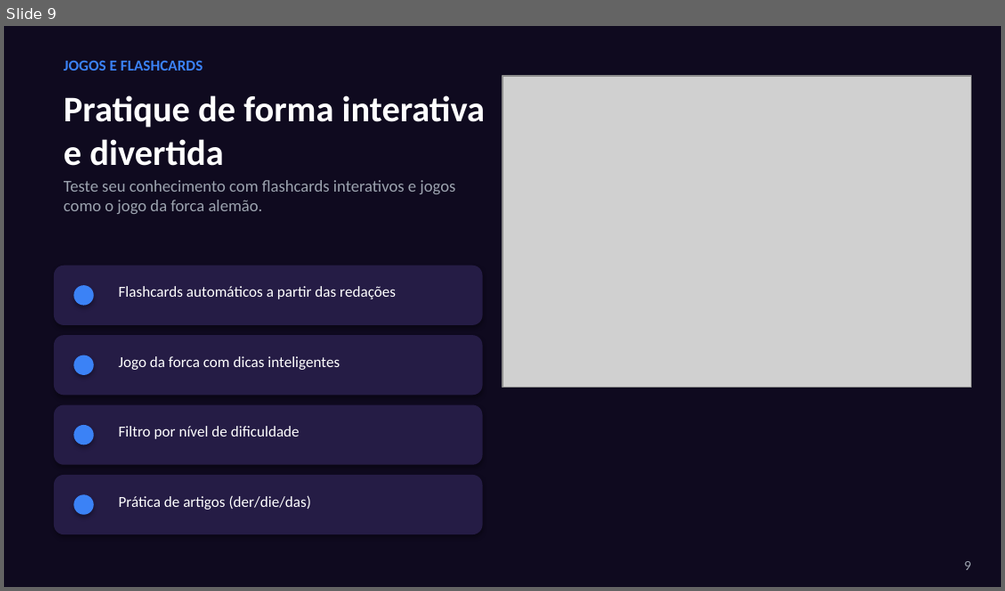
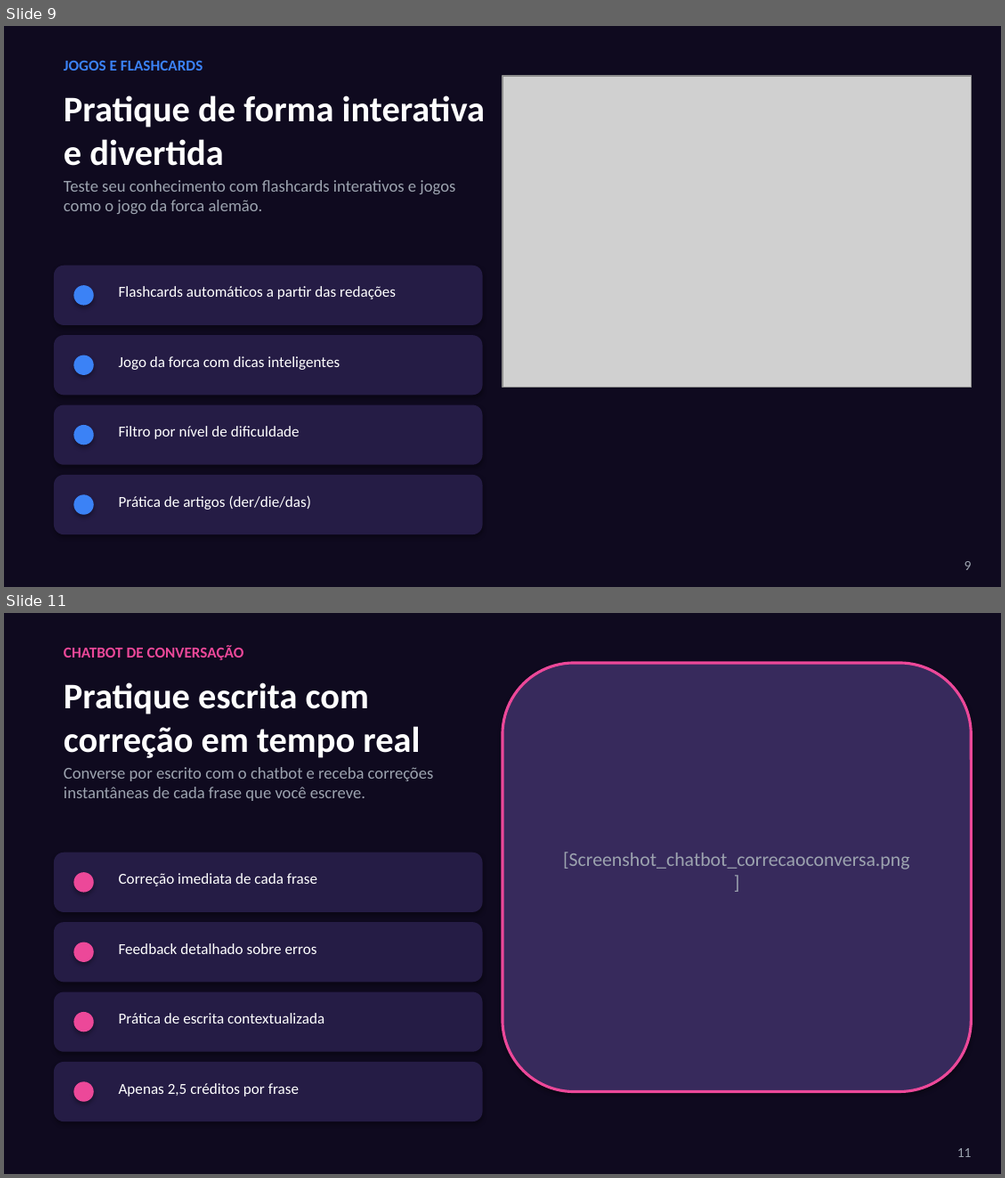
Before and after one commit to ImmoNeural/Correctmemycleverbot, a slide deck: CorrectMe_Apresentacao.pptx. Shown one above the other, each under a label of ours: slide 9 before the commit, slides 9 and 11 after it; the slides between them are not shown. The pictures are 1005x591 and 1005x1178 pixels, drawn with LibreOffice and Linux fonts; fonts in the diff are those of the drawing; grey boxes stand for pictures. Boxes give left, top, right and bottom in pixels: in the first picture for what was removed or moved away, otherwise in the second. Text is boxed around its words. In the diff, an @@ line names an element or a change of style, - is before the commit and + after.

```diff
--- a/CorrectMe_Apresentacao.pptx
+++ b/CorrectMe_Apresentacao.pptx
@@ slide 11 added at [4,613,1001,1174], background #FFFFFF @@
@@ rectangle added at [4,613,1001,1173], fill #0F0A1F @@
@@ text added at [64,645,244,660], 11 pt, text #EC4899, bold @@
+CHATBOT DE CONVERSAÇÃO
@@ rounded rectangle added at [502,663,971,1092], fill #372A5C, outline #EC4899 2 pt @@
@@ text added at [64,682,420,758], 26 pt, text #FFFFFF, bold @@
+Pratique escrita com correção em tempo real
@@ text added at [64,767,434,801], 12 pt, text #9CA3AF @@
+Converse por escrito com o chatbot e receba correções instantâneas de cada frase que você escreve.
@@ rounded rectangle added at [54,852,483,912], fill #251C45 @@
@@ text added at [563,852,910,869], 14 pt, text #9CA3AF @@
+[Screenshot_chatbot_correcaoconversa.png]
@@ ellipse added at [73,872,94,892], fill #EC4899 @@
@@ text added at [119,873,317,886], 11 pt, text #FFFFFF @@
+Correção imediata de cada frase
@@ rounded rectangle added at [54,922,483,981], fill #251C45 @@
@@ ellipse added at [73,942,94,962], fill #EC4899 @@
@@ text added at [119,943,317,954], 11 pt, text #FFFFFF @@
+Feedback detalhado sobre erros
@@ rounded rectangle added at [54,992,483,1052], fill #251C45 @@
@@ ellipse added at [73,1012,94,1031], fill #EC4899 @@
@@ text added at [119,1013,324,1023], 11 pt, text #FFFFFF @@
+Prática de escrita contextualizada
@@ rounded rectangle added at [54,1062,483,1121], fill #251C45 @@
@@ ellipse added at [73,1081,94,1102], fill #EC4899 @@
@@ text added at [119,1083,299,1096], 11 pt, text #FFFFFF @@
+Apenas 2,5 créditos por frase
@@ text added at [957,1148,971,1157], 10 pt, text #9CA3AF @@
+11
```
Also in this commit, not shown: 7 slides changed, 1 other slide added, 2 other files.
